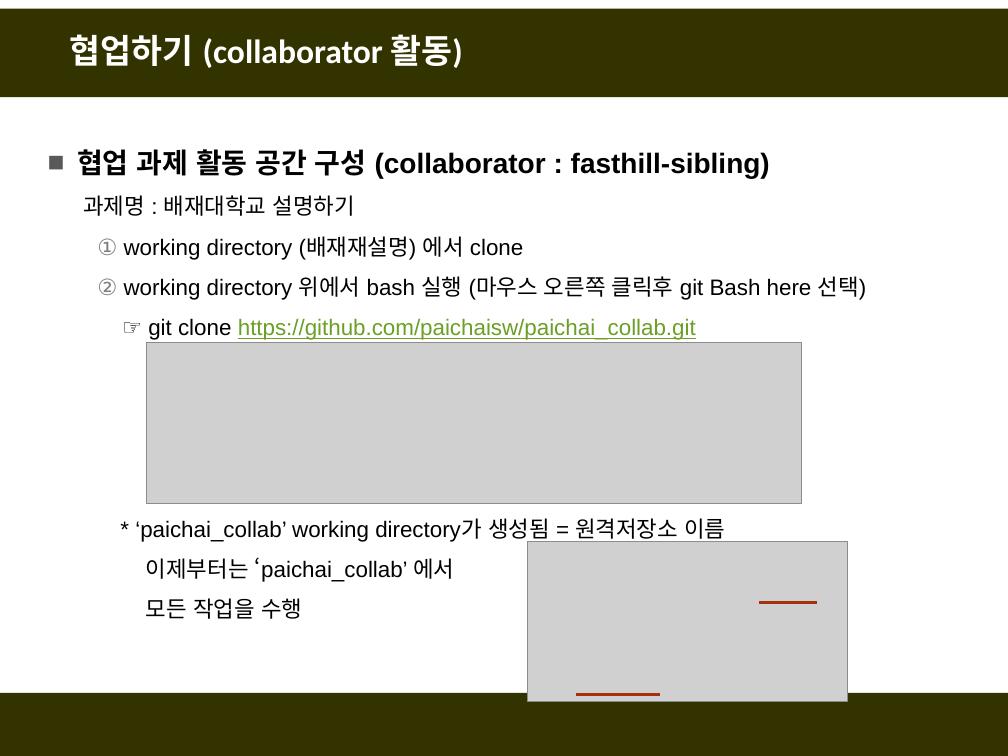
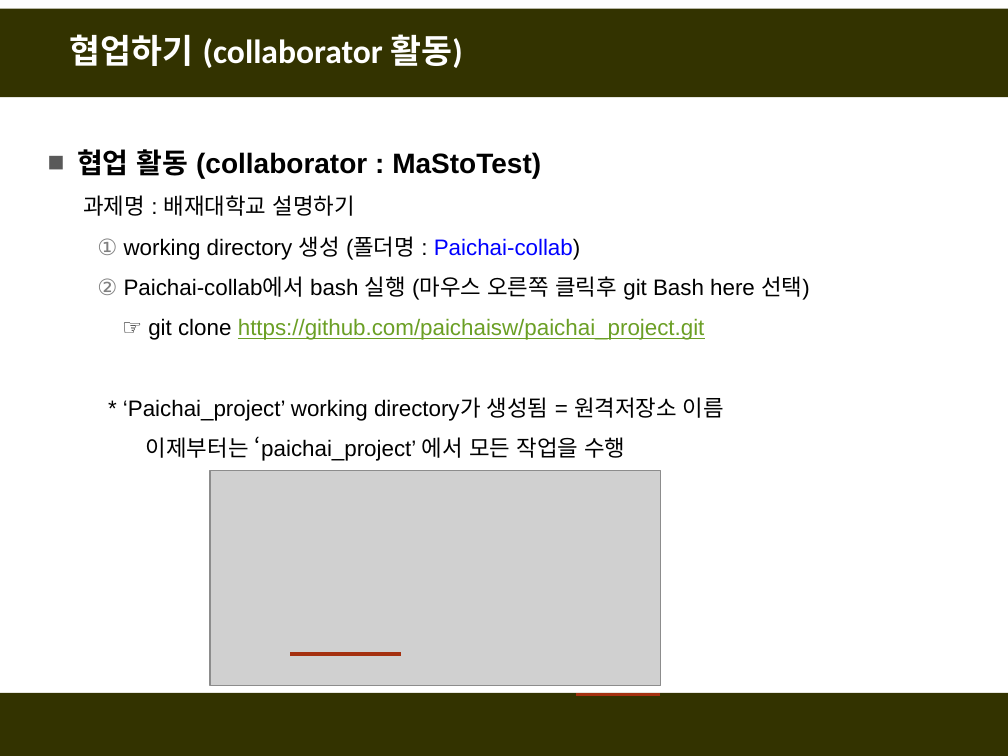
Before and after one commit to fasthill/github-lecture, a slide deck: slide 19 of git및github첫걸음4-협업하기.pptx. Drawn at 1008x756 pixels with LibreOffice and Linux fonts; fonts in the diff are those of the drawing; grey boxes stand for pictures. Boxes give left, top, right and bottom in pixels: in the first picture for what was removed or moved away, otherwise in the second. Text is boxed around its words. In the diff, an @@ line names an element or a change of style, - is before the commit and + after.

```diff
--- a/git및github첫걸음4-협업하기.pptx
+++ b/git및github첫걸음4-협업하기.pptx
@@ text at [77, 149, 541, 178]: text changed @@
-■ 협업 과제 활동 공간 구성 (collaborator : fasthill-sibling)
+■ 협업 활동 (collaborator : MaStoTest)
@@ text at [123, 236, 810, 461]: text changed @@
-  1. working directory (배재재설명) 에서 clone
-  2. working directory 위에서 bash 실행 (마우스 오른쪽 클릭후 git Bash here 선택)
-  ☞ git clone https://github.com/paichaisw/paichai_collab.git
-  * ‘paichai_collab’ working directory가 생성됨 = 원격저장소 이름
-  이제부터는 ‘paichai_collab’ 에서
-  모든 작업을 수행
+  1. working directory 생성 (폴더명 : Paichai-collab)
+  2. Paichai-collab에서 bash 실행 (마우스 오른쪽 클릭후 git Bash here 선택)
+  ☞ git clone https://github.com/paichaisw/paichai_project.git
+  * ‘Paichai_project’ working directory가 생성됨 = 원격저장소 이름
+  이제부터는 ‘paichai_project’ 에서 모든 작업을 수행
@@ picture removed at [146, 343, 801, 503] @@
@@ picture added at [210, 471, 660, 686] @@
@@ picture removed at [527, 541, 847, 702] @@
@@ line moved from (759, 603) - (816, 603) to (290, 654) - (400, 654) @@
```
Also in this commit, not shown: 16 other slides changed, 8 slides added, 2 slides removed.
